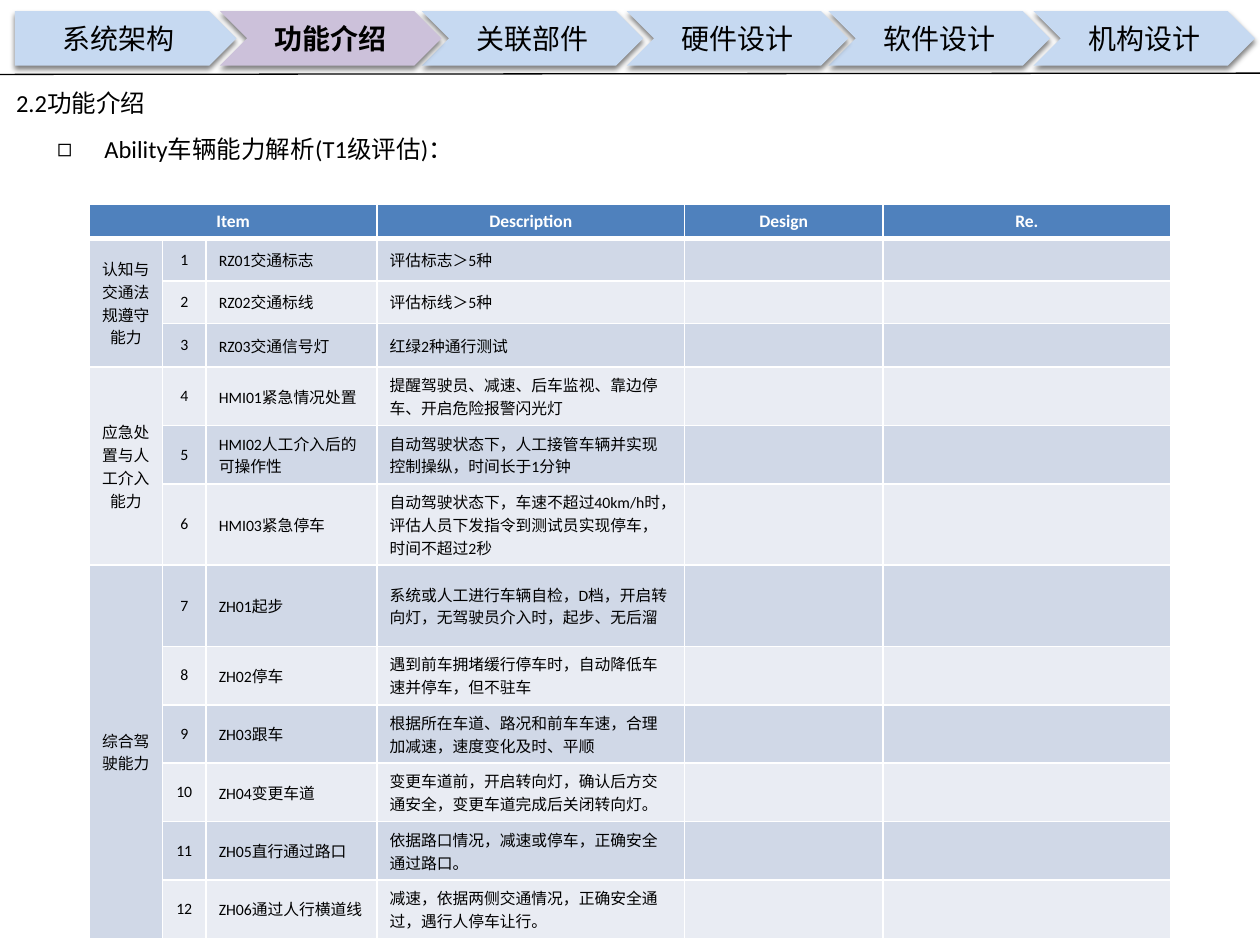
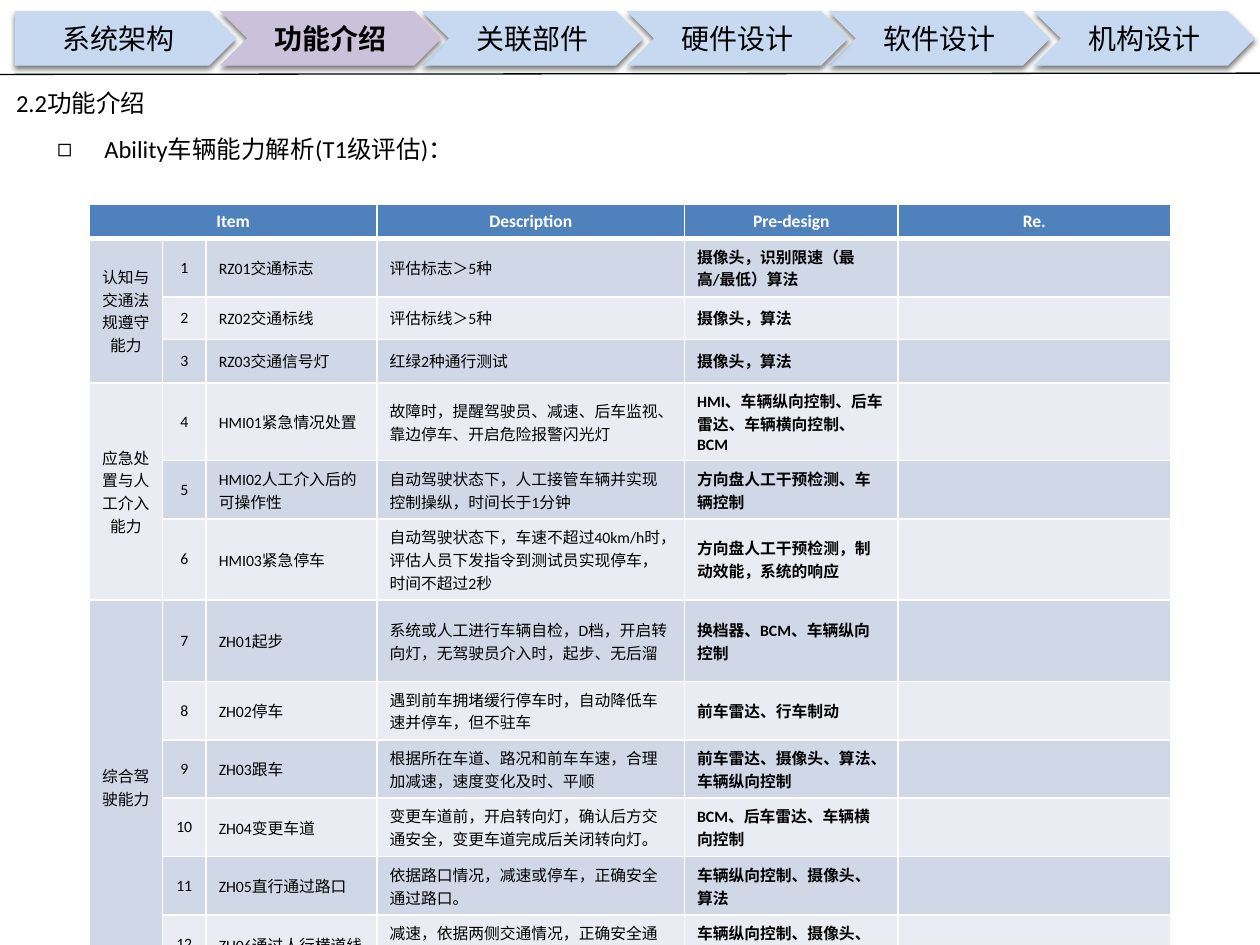
Before and after one commit to guruquan887/VAD01, a slide deck: slide 6 of 01需求分析/docs/specs/00APU设计构想书-VAD01-20180126.pptx. Drawn at 1260x945 pixels with LibreOffice and Linux fonts; fonts in the diff are those of the drawing; background and template pictures are left out. Boxes give left, top, right and bottom in pixels: in the first picture for what was removed or moved away, otherwise in the second. Text is boxed around its words. In the diff, an @@ line names an element or a change of style, - is before the commit and + after.

```diff
--- a/01需求分析/docs/specs/00APU设计构想书-VAD01-20180126.pptx
+++ b/01需求分析/docs/specs/00APU设计构想书-VAD01-20180126.pptx
@@ table at box(89, 204, 1172, 945) @@
-row 1, column 5: Design
+row 1, column 5: Pre-design
-row 2, column 5: 
+row 2, column 5: 摄像头，识别限速（最高/最低）算法
-row 3, column 5: 
+row 3, column 5: 摄像头，算法
-row 4, column 5: 
+row 4, column 5: 摄像头，算法
-row 5, column 4: 提醒驾驶员、减速、后车监视、靠边停车、开启危险报警闪光灯
+row 5, column 4: 故障时，提醒驾驶员、减速、后车监视、靠边停车、开启危险报警闪光灯
-row 5, column 5: 
+row 5, column 5: HMI、车辆纵向控制、后车雷达、车辆横向控制、BCM
-row 6, column 5: 
+row 6, column 5: 方向盘人工干预检测、车辆控制
-row 7, column 5: 
+row 7, column 5: 方向盘人工干预检测，制动效能，系统的响应
-row 8, column 5: 
+row 8, column 5: 换档器、BCM、车辆纵向控制
-row 9, column 5: 
+row 9, column 5: 前车雷达、行车制动
-row 10, column 5: 
+row 10, column 5: 前车雷达、摄像头、算法、车辆纵向控制
-row 11, column 5: 
+row 11, column 5: BCM、后车雷达、车辆横向控制
-row 12, column 5: 
+row 12, column 5: 车辆纵向控制、摄像头、算法
-row 13, column 5: 
+row 13, column 5: 车辆纵向控制、摄像头、行人识别算法
```
Also in this commit, not shown: 6 other slides changed, 1 other file.
